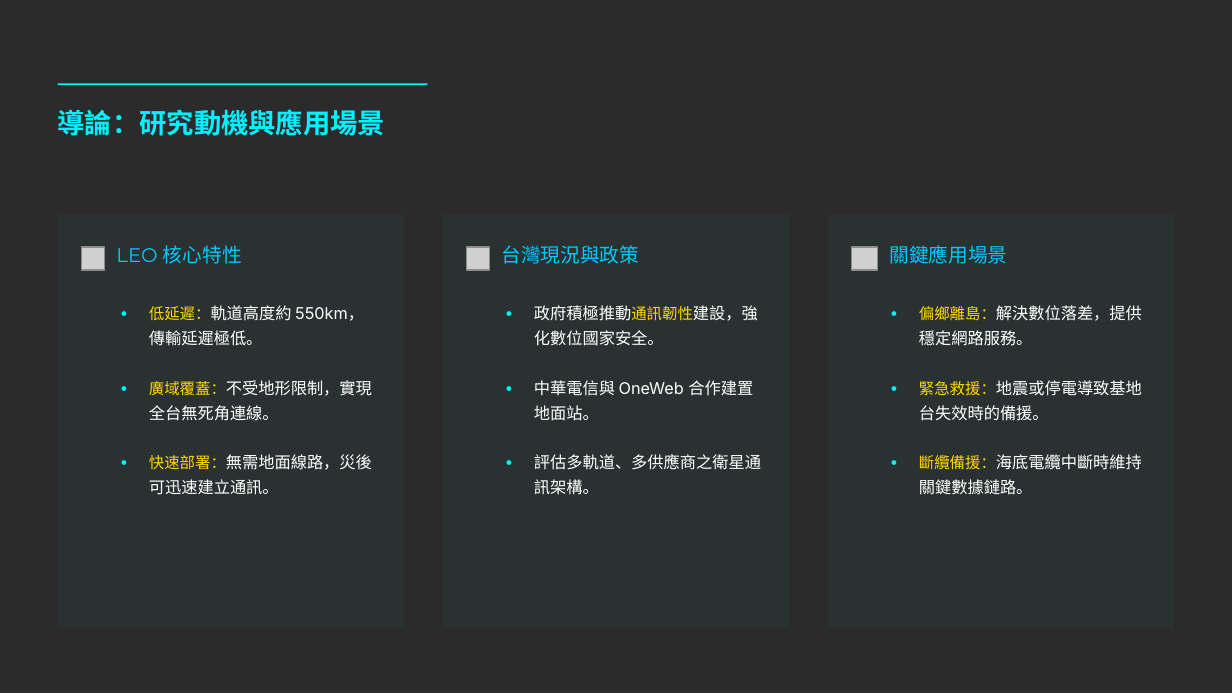
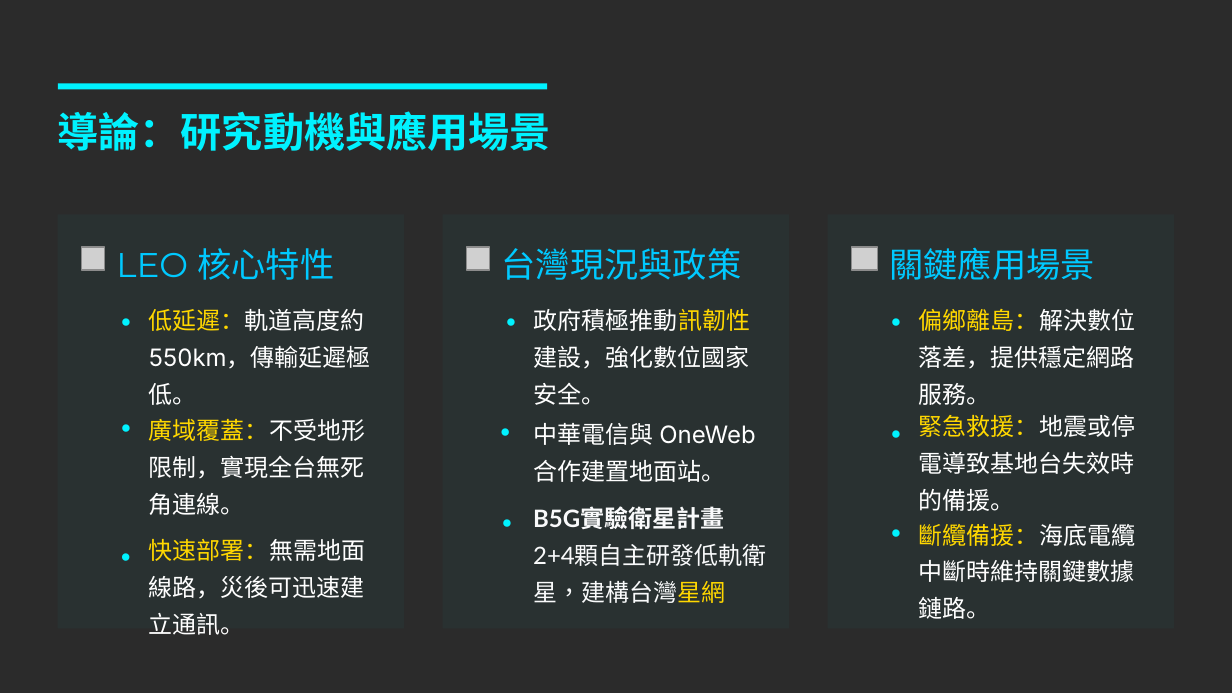
Before and after one commit to lai9422/114-2Fin, a slide deck: slide 3 of 112111119_賴俊升.pptx. Drawn at 1232x693 pixels with LibreOffice and Linux fonts; fonts in the diff are those of the drawing; grey boxes stand for pictures; background and template pictures are left out; a plain dark background stands for a picture behind light text. Boxes give left, top, right and bottom in pixels: in the first picture for what was removed or moved away, otherwise in the second. Text is boxed around its words. In the diff, an @@ line names an element or a change of style, - is before the commit and + after.

```diff
--- a/112111119_賴俊升.pptx
+++ b/112111119_賴俊升.pptx
@@ text "導論：研究動機與應用場景" at (58,111,551,151): size 16 to 24 pt @@
@@ rectangle: place and size @@
-rectangle at (58,84,428,86)
+rectangle at (58,84,547,90)
@@ size 11.5 to 20 pt in 3 elements at (889,247,1095,280), (116,248,334,280), (501,248,741,280) @@
@@ text "低延遲：軌道高度約 550km，傳輸延遲極低。" at (149,309,371,405): size 9 to 14 pt in "低延遲：軌道高度約"; size 9.5 to 14 pt in "低延遲：軌道高度約 550km，傳輸延遲極低。" @@
@@ text "偏鄉離島：解決數位落差，提供穩定網路服務。" at (919,309,1135,405): size 9 to 14 pt, size 9.5 to 14 pt in "偏鄉離島：解決數位落差，提供穩定網路服務。" @@
@@ text at (534,308,750,405): text changed; size 9.5 to 14 pt @@
-政府積極推動通訊韌性建設，強化數位國家安全。
+政府積極推動訊韌性建設，強化數位國家安全。
@@ text "廣域覆蓋：不受地形限制，實現全台無死角連線。": place and size @@
-text "廣域覆蓋：不受地形限制，實現全台無死角連線。" at (149,380,372,421)
+text "廣域覆蓋：不受地形限制，實現全台無死角連線。" at (149,419,365,515)
@@ text "廣域覆蓋：不受地形限制，實現全台無死角連線。" at (149,419,365,515): size 9 to 14 pt, size 9.5 to 14 pt in "廣域覆蓋：不受地形限制，實現全台無死角連線。" @@
@@ text "•": place and size @@
-text "•" at (121,372,131,399)
+text "•" at (121,403,133,437)
@@ text "•": place and size @@
-text "•" at (505,447,515,474)
+text "•" at (500,408,513,442)
@@ text "中華電信與 OneWeb 合作建置地面站。": place and size @@
-text "中華電信與 OneWeb 合作建置地面站。" at (534,380,753,421)
+text "中華電信與 OneWeb 合作建置地面站。" at (534,423,755,482)
@@ text "中華電信與 OneWeb 合作建置地面站。" at (534,423,755,482): size 9.5 to 14 pt @@
@@ text "緊急救援：地震或停電導致基地台失效時的備援。": place and size @@
-text "緊急救援：地震或停電導致基地台失效時的備援。" at (919,380,1142,421)
+text "緊急救援：地震或停電導致基地台失效時的備援。" at (919,415,1135,511)
@@ text "緊急救援：地震或停電導致基地台失效時的備援。" at (919,415,1135,511): size 9 to 14 pt, size 9.5 to 14 pt in "緊急救援：地震或停電導致基地台失效時的備援。" @@
@@ text "•": place and size @@
-text "•" at (891,372,901,399)
+text "•" at (891,409,903,444)
@@ size 9 to 14 pt in 9 elements at (505,298,517,333), (891,298,903,333), (121,298,133,333), (121,403,133,437), (500,408,513,442), (891,409,903,444), (891,509,903,543), (121,532,132,567), (501,499,514,533) @@
@@ text "•": place and size @@
-text "•" at (505,372,515,399)
+text "•" at (501,499,514,533)
@@ text at (533,506,767,603): text changed; size 9.5 to 14 pt; font Inter to Lato; text colour #FFFFFF to #F9FAFB @@
-評估多軌道、多供應商之衛星通訊架構。
+B5G實驗衛星計畫
+2+4顆自主研發低軌衛星，建構台灣星網
@@ text "•": place and size @@
-text "•" at (891,447,901,474)
+text "•" at (891,509,903,543)
@@ text "快速部署：無需地面線路，災後可迅速建立通訊。": place and size @@
-text "快速部署：無需地面線路，災後可迅速建立通訊。" at (149,454,372,495)
+text "快速部署：無需地面線路，災後可迅速建立通訊。" at (149,539,365,635)
@@ text "快速部署：無需地面線路，災後可迅速建立通訊。" at (149,539,365,635): size 9 to 14 pt, size 9.5 to 14 pt in "快速部署：無需地面線路，災後可迅速建立通訊。" @@
@@ text "•": place and size @@
-text "•" at (121,447,131,474)
+text "•" at (121,532,132,567)
@@ text "斷纜備援：海底電纜中斷時維持關鍵數據鏈路。": place and size @@
-text "斷纜備援：海底電纜中斷時維持關鍵數據鏈路。" at (919,454,1142,495)
+text "斷纜備援：海底電纜中斷時維持關鍵數據鏈路。" at (919,524,1135,619)
@@ text "斷纜備援：海底電纜中斷時維持關鍵數據鏈路。" at (919,524,1135,619): size 9 to 14 pt, size 9.5 to 14 pt in "斷纜備援：海底電纜中斷時維持關鍵數據鏈路。" @@
```
Also in this commit, not shown: 7 other slides changed, 1 slide added, 2 slides removed, 2 other files.
